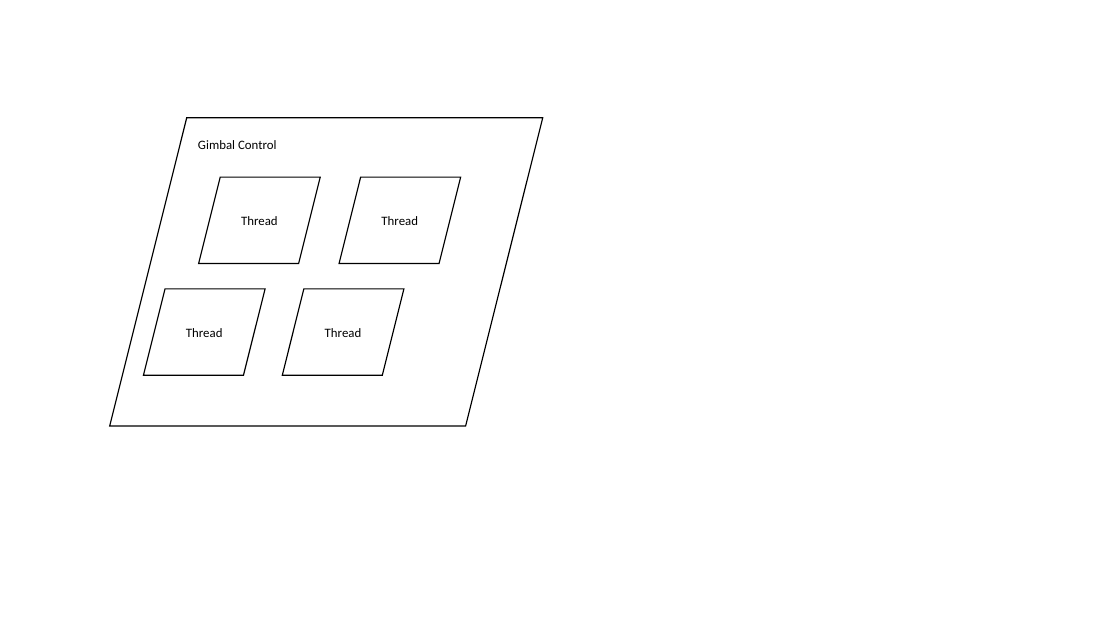
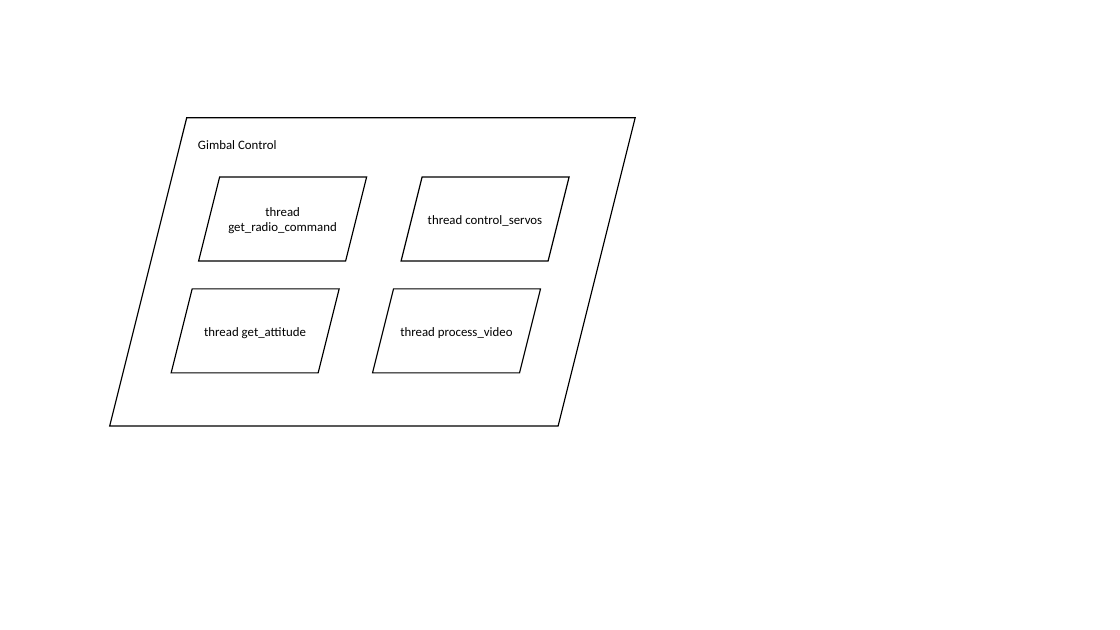
Before and after one commit to afonsofonbraga/UAVGimbal, a slide deck: slide 2 of docs/ARP_CAM_System.pptx. Drawn at 1120x630 pixels with LibreOffice and Linux fonts; fonts in the diff are those of the drawing. Boxes give left, top, right and bottom in pixels: in the first picture for what was removed or moved away, otherwise in the second. Text is boxed around its words. In the diff, an @@ line names an element or a change of style, - is before the commit and + after.

Commit message:
Added threads and thread connections. Fixed the warning. Created process diagram. Made modifications on 'tipo_de_dados.aadl', 'dispositivos.aadl', 'threads_file.aadl' and docs.

```diff
--- a/docs/ARP_CAM_System.pptx
+++ b/docs/ARP_CAM_System.pptx
@@ parallelogram: place and size @@
-parallelogram at bbox=[110, 118, 544, 426]
+parallelogram at bbox=[110, 118, 636, 426]
@@ parallelogram: place and size @@
-parallelogram at bbox=[199, 177, 321, 264]
+parallelogram at bbox=[199, 177, 367, 261]
@@ parallelogram: place and size @@
-parallelogram at bbox=[339, 177, 461, 264]
+parallelogram at bbox=[402, 177, 570, 261]
@@ text at bbox=[228, 207, 337, 233]: text changed @@
-Thread
+thread get_radio_command
@@ text at bbox=[428, 215, 542, 226]: text changed @@
-Thread
+thread control_servos
@@ parallelogram: place and size @@
-parallelogram at bbox=[144, 289, 266, 376]
+parallelogram at bbox=[171, 289, 339, 373]
@@ parallelogram: place and size @@
-parallelogram at bbox=[282, 289, 404, 376]
+parallelogram at bbox=[372, 289, 540, 373]
@@ text at bbox=[204, 327, 306, 339]: text changed @@
-Thread
+thread get_attitude
@@ text at bbox=[400, 327, 513, 338]: text changed @@
-Thread
+thread process_video
```
Also in this commit, not shown: 10 other files.
